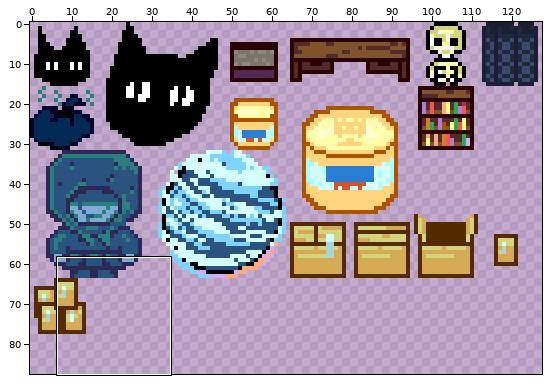
Two versions of one sprite sheet, sprites/world/building/spr_gdung.png. The first picture is a wide view before the edit; the outline marks the close-up.
Close-up. Before the commit:
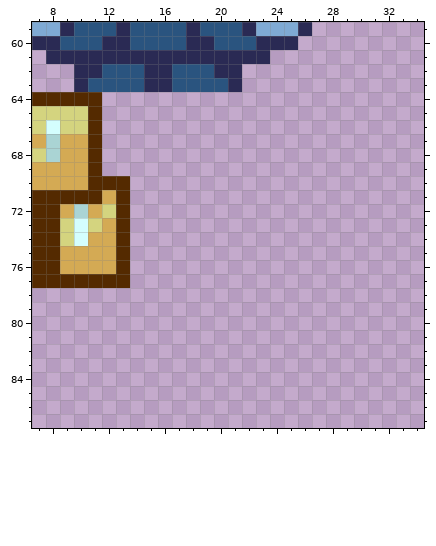
The file is 128x128 pixels. Shown: x 7..34, y 59..87. The wide view leaves out empty margins.
After the commit:
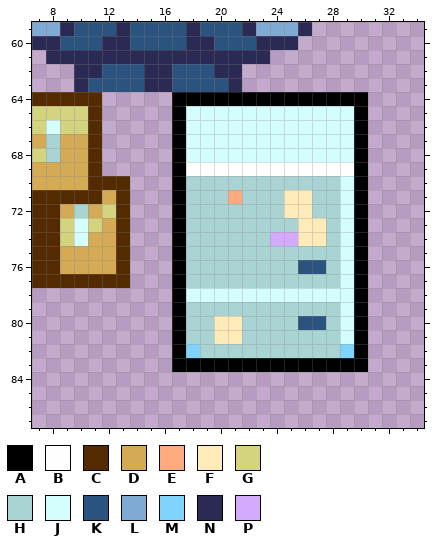
Palette (. is transparent): A #000000  B #fefefe  C #542a00  D #d4aa54  E #feaa7f  F #ffebb8  G #d4d47f  H #aad4d4  J #d4fefe  K #2a547f  L #7faad4  M #7fd4fe  N #2a2a54  P #d4aafe
Diff:
@@ x 15..32 @@
 63 NNKKKKN...........
-64 ..................
-65 ..................
-66 ..................
-67 ..................
-68 ..................
-69 ..................
-70 ..................
-71 ..................
-72 ..................
-73 ..................
-74 ..................
-75 ..................
-76 ..................
-77 ..................
-78 ..................
-79 ..................
-80 ..................
-81 ..................
-82 ..................
-83 ..................
+64 ..AAAAAAAAAAAAAA..
+65 ..AJJJJJJJJJJJJA..
+66 ..AJJJJJJJJJJJJA..
+67 ..AJJJJJJJJJJJJA..
+68 ..AJJJJJJJJJJJJA..
+69 ..ABBBBBBBBBBBBA..
+70 ..AHHHHHHHHHHHJA..
+71 ..AHHHEHHHFFHHJA..
+72 ..AHHHHHHHFFHHJA..
+73 ..AHHHHHHHHFFHJA..
+74 ..AHHHHHHPPFFHJA..
+75 ..AHHHHHHHHHHHJA..
+76 ..AHHHHHHHHKKHJA..
+77 ..AHHHHHHHHHHHJA..
+78 ..AJJJJJJJJJJJJA..
+79 ..AHHHHHHHHHHHJA..
+80 ..AHHFFHHHHKKHJA..
+81 ..AHHFFHHHHHHHJA..
+82 ..AMHHHHHHHHHHMA..
+83 ..AAAAAAAAAAAAAA..
 84 ..................
